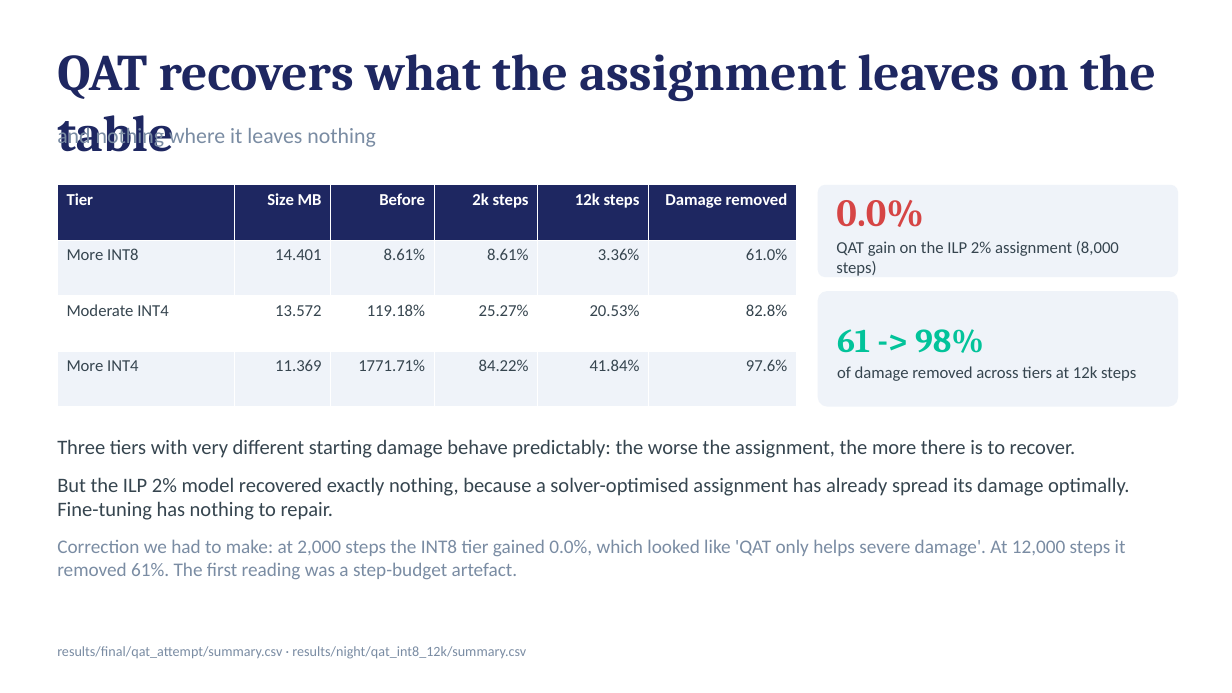
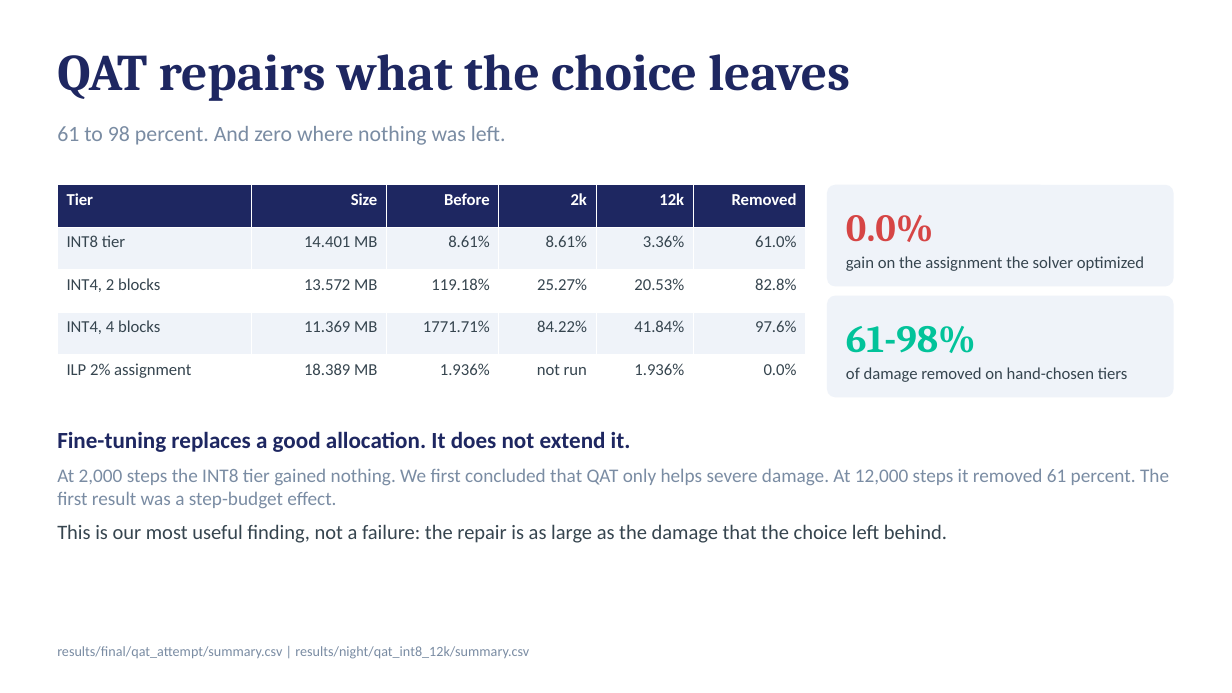
Before and after one commit to harshith0518/CS6886-PULSE-Quantization, a slide deck: slide 8 of submission/PULSE-quantization-deck.pptx (slide 11 before the commit). Drawn at 1232x693 pixels with LibreOffice and Linux fonts; fonts in the diff are those of the drawing. Boxes give left, top, right and bottom in pixels: in the first picture for what was removed or moved away, otherwise in the second. Text is boxed around its words. In the diff, an @@ line names an element or a change of style, - is before the commit and + after.

```diff
--- a/submission/PULSE-quantization-deck.pptx
+++ b/submission/PULSE-quantization-deck.pptx
@@ text at box(57, 54, 850, 101): text changed @@
-QAT recovers what the assignment leaves on the table
+QAT repairs what the choice leaves
@@ text at box(57, 126, 506, 145): text changed @@
-and nothing where it leaves nothing
+61 to 98 percent. And zero where nothing was left.
@@ table at box(57, 185, 807, 397) @@
-row 1: Tier | Size MB | Before | 2k steps | 12k steps | Damage removed
-row 2: More INT8 | 14.401 | 8.61% | 8.61% | 3.36% | 61.0%
-row 3: Moderate INT4 | 13.572 | 119.18% | 25.27% | 20.53% | 82.8%
-row 4: More INT4 | 11.369 | 1771.71% | 84.22% | 41.84% | 97.6%
+row 1: Tier | Size | Before | 2k | 12k | Removed
+row 2: INT8 tier | 14.401 MB | 8.61% | 8.61% | 3.36% | 61.0%
+row 3: INT4, 2 blocks | 13.572 MB | 119.18% | 25.27% | 20.53% | 82.8%
+row 4: INT4, 4 blocks | 11.369 MB | 1771.71% | 84.22% | 41.84% | 97.6%
+row 5: ILP 2% assignment | 18.389 MB | 1.936% | not run | 1.936% | 0.0%
@@ table: place and size @@
-table at box(57, 185, 797, 407)
+table at box(57, 185, 807, 397)
@@ rounded rectangle "0.0%": place and size @@
-rounded rectangle "0.0%" at box(818, 185, 1178, 277)
+rounded rectangle "0.0%" at box(827, 185, 1174, 287)
@@ text in rounded rectangle at box(846, 256, 1144, 271): text changed @@
-QAT gain on the ILP 2% assignment (8,000 steps)
+gain on the assignment the solver optimized
@@ rounded rectangle "61-98%": place and size @@
-rounded rectangle "61-98%" at box(818, 291, 1178, 407)
+rounded rectangle "61-98%" at box(827, 296, 1174, 397)
@@ text in rounded rectangle at box(846, 326, 1128, 382): text changed @@
-61 -> 98%
-of damage removed across tiers at 12k steps
+61-98%
+of damage removed on hand-chosen tiers
@@ text at box(57, 431, 1169, 543): text changed; size 16 to 15 pt; text colour #36454F to #7A8CA3 @@
-Three tiers with very different starting damage behave predictably: the worse the assignment, the more there is to recover.
-But the ILP 2% model recovered exactly nothing, because a solver-optimised assignment has already spread its damage optimally. Fine-tuning has nothing to repair.
-Correction we had to make: at 2,000 steps the INT8 tier gained 0.0%, which looked like 'QAT only helps severe damage'. At 12,000 steps it removed 61%. The first reading was a step-budget artefact.
+Fine-tuning replaces a good allocation. It does not extend it.
+At 2,000 steps the INT8 tier gained nothing. We first concluded that QAT only helps severe damage. At 12,000 steps it removed 61 percent. The first result was a step-budget effect.
+This is our most useful finding, not a failure: the repair is as large as the damage that the choice left behind.
@@ text at box(57, 646, 529, 659): text changed @@
-results/final/qat_attempt/summary.csv · results/night/qat_int8_12k/summary.csv
+results/final/qat_attempt/summary.csv | results/night/qat_int8_12k/summary.csv
```
Also in this commit, not shown: 4 other slides changed, 5 slides added, 10 slides removed, 46 other files.
